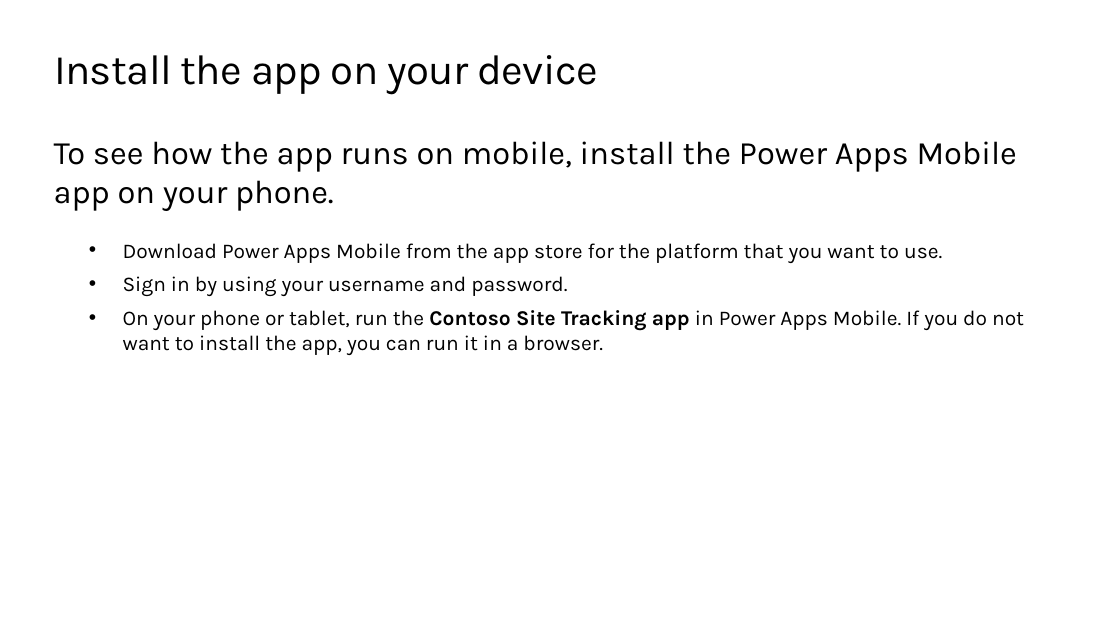
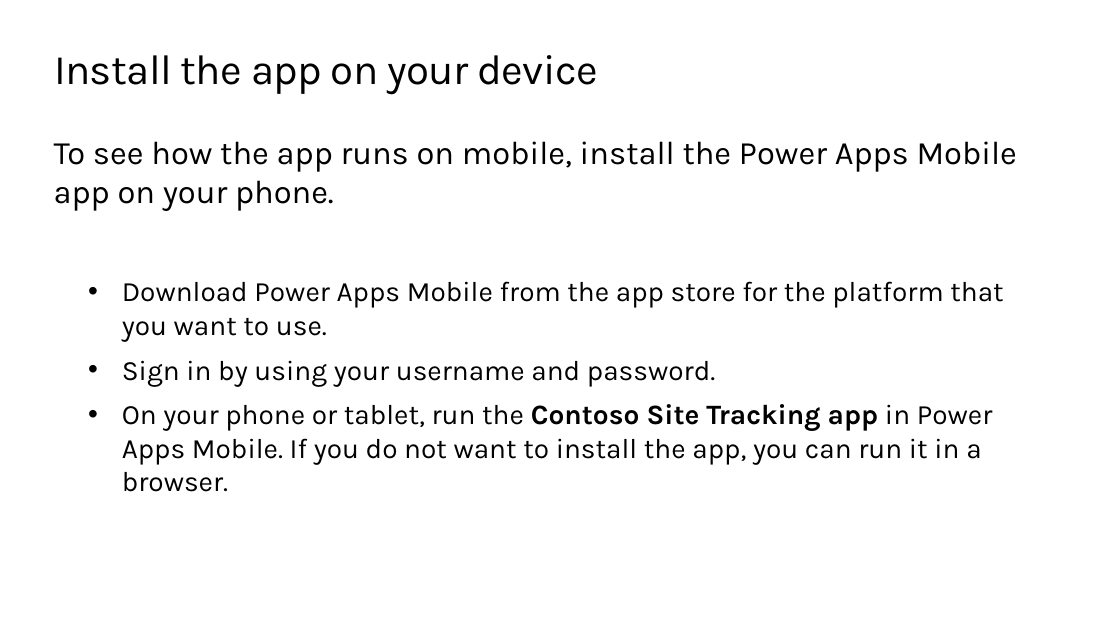
Before and after one commit to microsoft/workshop-library, a slide deck: slide 22 of full/power-platform-canvas-app/slides.pptx. Drawn at 1120x630 pixels with LibreOffice and Linux fonts; fonts in the diff are those of the drawing; background and template pictures are left out. Boxes give left, top, right and bottom in pixels: in the first picture for what was removed or moved away, otherwise in the second. Text is boxed around its words. In the diff, an @@ line names an element or a change of style, - is before the commit and + after.

```diff
--- a/full/power-platform-canvas-app/slides.pptx
+++ b/full/power-platform-canvas-app/slides.pptx
@@ text "Download Power Apps Mobile from ..." moved from (x1=123, y1=243, x2=1024, y2=355) to (x1=122, y1=281, x2=1003, y2=492) @@
@@ text "Download Power Apps Mobile from ..." at (x1=122, y1=281, x2=1003, y2=492): size 18 to 24 pt; more space between paragraphs @@
```
Also in this commit, not shown: 4 other slides changed, 1 slide added, 3 slides removed.
